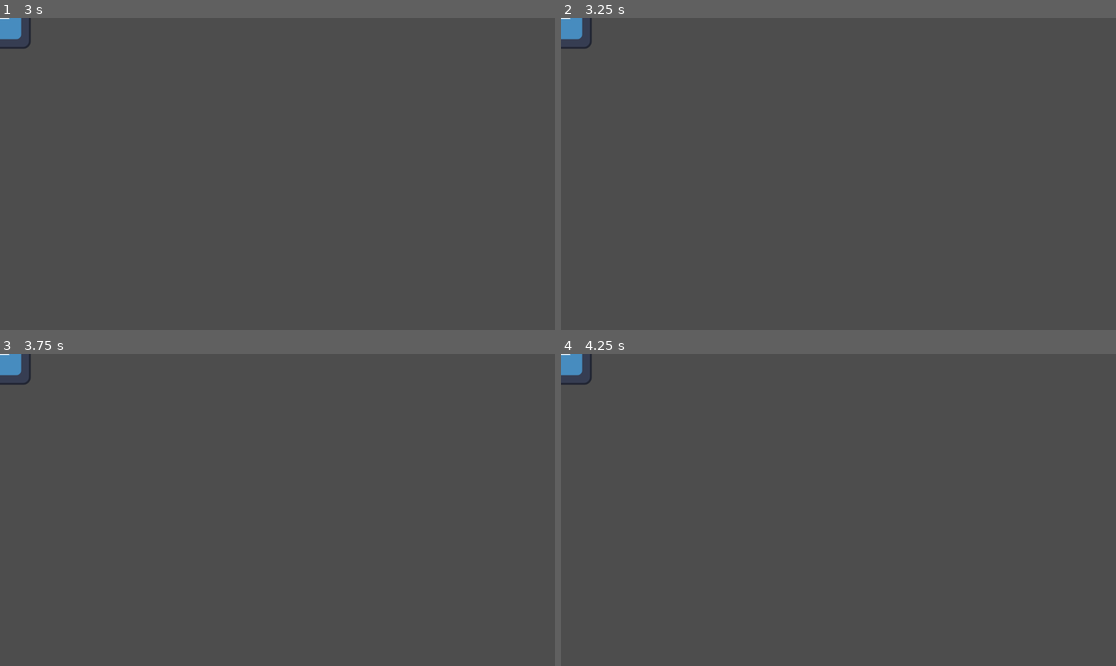
Above: before the commit, frames 1-4 (two rows, left to right).
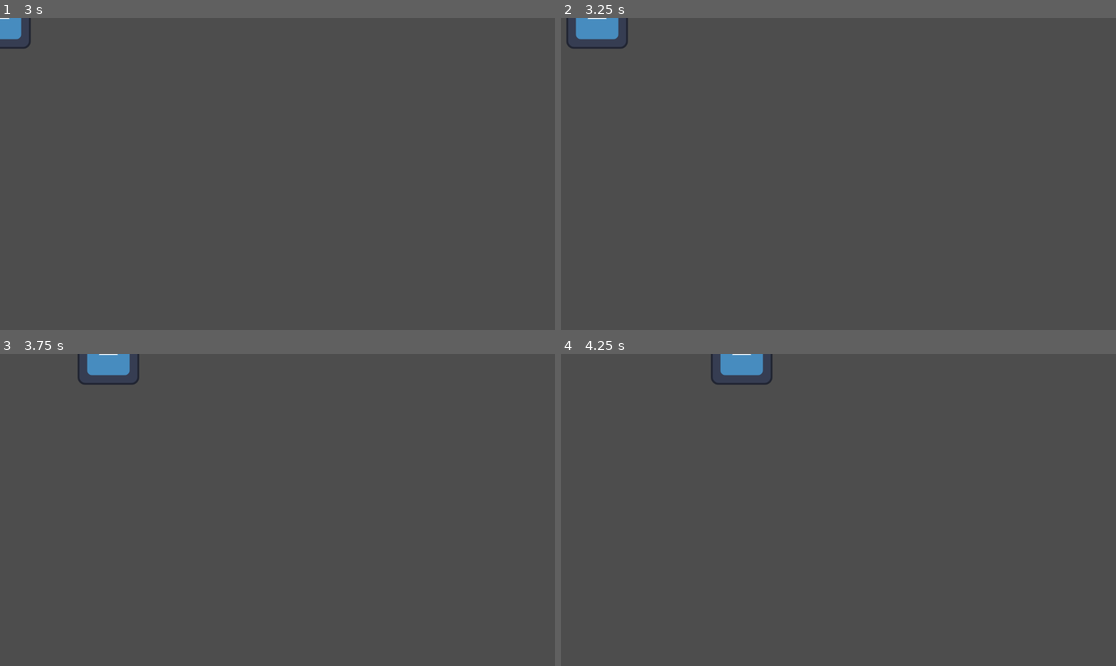
Above: after the commit, the same moments.

Repository: AlexFlasch/survivor-farm
Game: Godot game, scene res://scenes/debug.tscn
Two runs of this game, one before a commit and one after it. Both use one fixed random seed, a clock stepped at 60 frames per second and the inputs below. The engine's default icon, where the game draws it, is replaced by a stand-in: a white triangle on a blue panel in a dark square.
Inputs:
- Up to frame 1 (3 s): tap Enter at 0.5, 2 s; tap Space at 1.25, 2.75 s
- Up to frame 2 (3.25 s): no input
- Up to frame 3 (3.75 s): no input
- Up to frame 4 (4.25 s): no input

Frame 1 is identical in both runs. In frame 2, 0.8% of the frame differs, in the area x 0-13%, y 0-10%; in frame 3, 1.0%, in the area x 0-26%, y 0-10%; in frame 4, 1.0%.

Commit message:
test: move the player to the left side of the screen on start

Diff:
--- a/scenes/entities/Player/player.gd
+++ b/scenes/entities/Player/player.gd
@@ -1,7 +1,16 @@
 extends CharacterBody2D
+@onready var screen_size: Vector2 = get_viewport_rect().size
+var is_moving_to_position: bool   = false
+var target_position: Vector2      = Vector2.ZERO
+var move_speed: int               = 300
 
 func _ready() -> void:
 	GameManager.connect("game_started", Callable(self, "_on_game_started"))
 
 func _on_game_started() -> void:
-	print("hello, world!")
+	# Calculate target position at right edge and tween movement
+	var target_x: float = screen_size.x
+	var distance: float = target_x - position.x
+	var duration: float = distance / move_speed if distance > 0 else 0.0
+	var tween: Tween    = create_tween()
+	tween.tween_property(self, "position:x", target_x, duration)
--- a/scripts/GameManager.gd
+++ b/scripts/GameManager.gd
@@ -87,19 +87,11 @@
 		emit_signal("game_unpaused")
 
 func _ready():
-	connect("health_changed", Callable(self, "_on_health_changed"))
-	connect("time_of_day_changed", Callable(self, "_on_time_of_day_changed"))
-	connect("game_started", Callable(self, "_on_game_started"))
-	connect("game_stopped", Callable(self, "_on_game_stopped"))
-	connect("game_paused", Callable(self, "_on_game_paused"))
-	connect("game_unpaused", Callable(self, "_on_game_unpaused"))
-	connect("cycle_progress_changed", Callable(self, "_on_cycle_progress_changed"))
-
 	# Set up timer to start game after 5 seconds
 	start_timer = Timer.new()
 	add_child(start_timer)
-	start_timer.wait_time = 5.0
+	start_timer.wait_time = 3.0
 	start_timer.one_shot = true
 	start_timer.timeout.connect(start_game)
 	start_timer.start()
-	print("Game will start in 5 seconds")
+	print("Game will start in 3 seconds")
